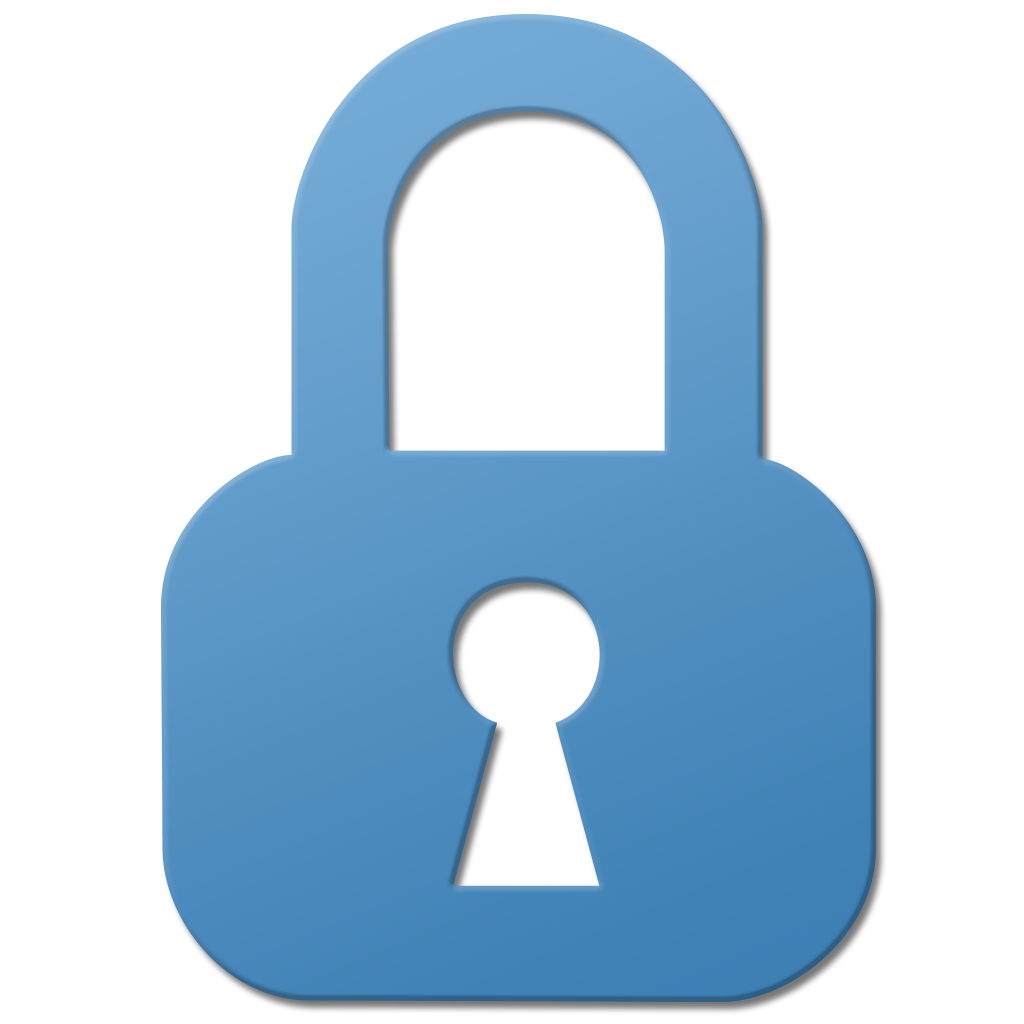
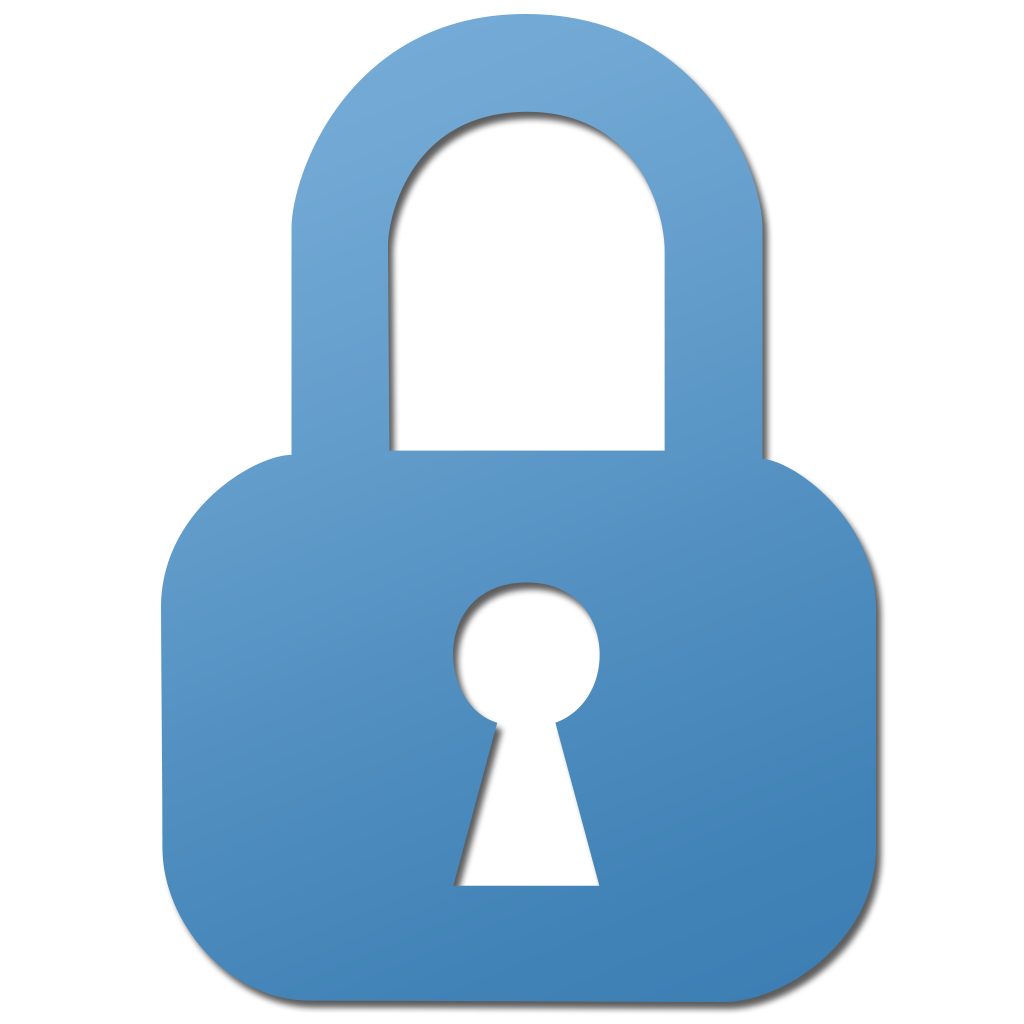
Layered file, before and after one edit (w=1024, h=1024). Changes by layer:
painted on "Shape 1" over [567, 116, 621, 147]
